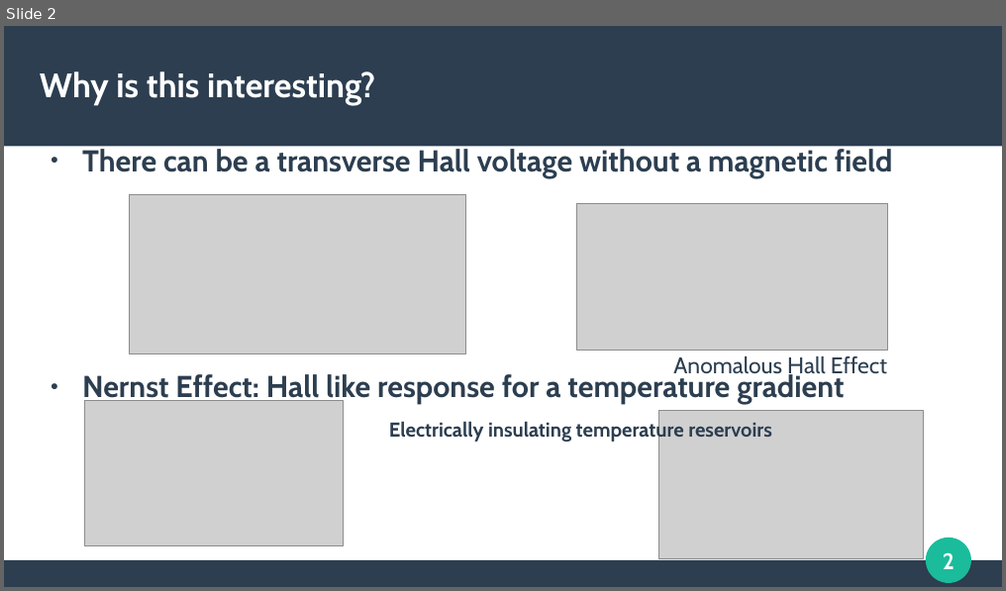
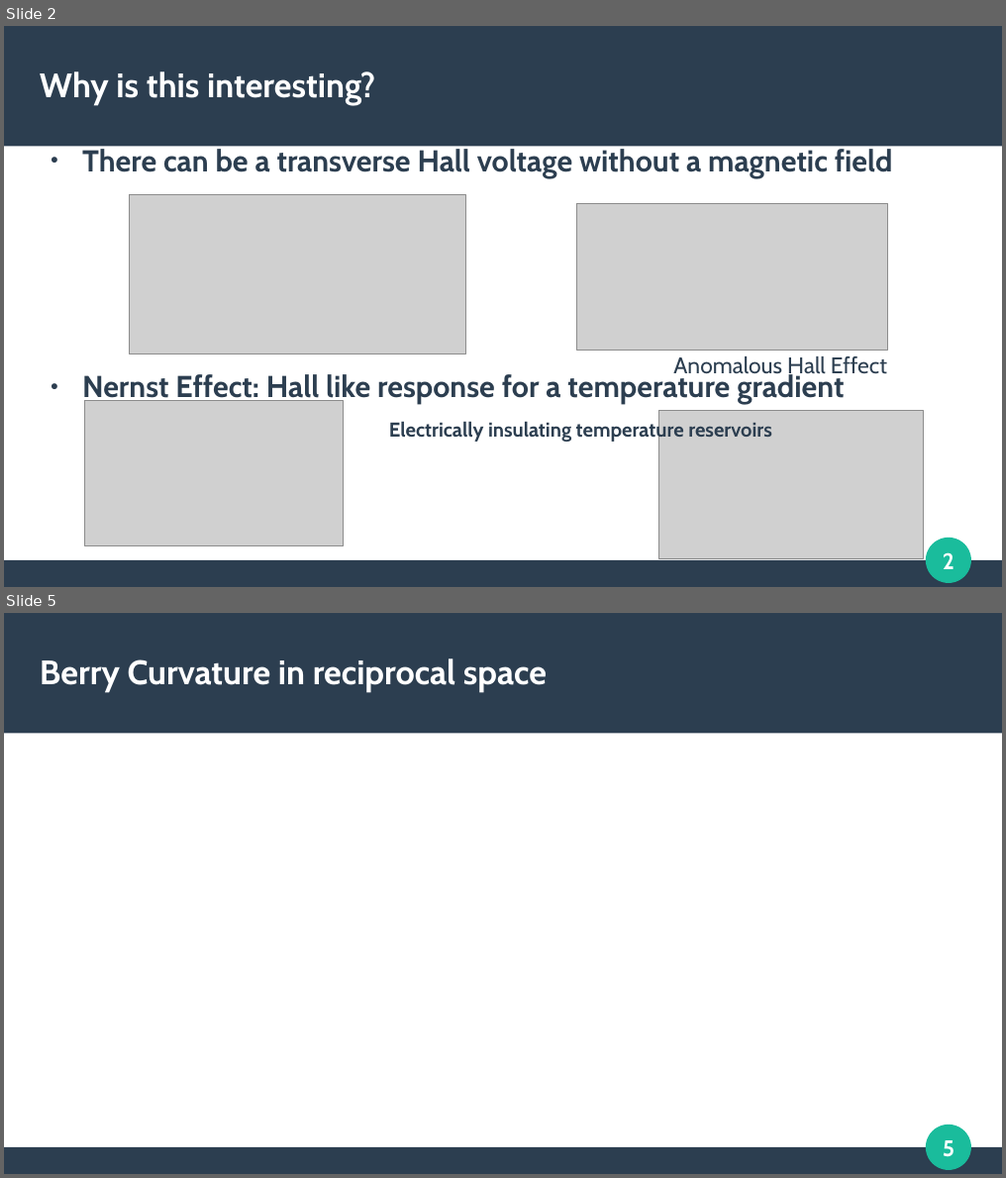
Before and after one commit to apandada1/bachelors-thesis, a slide deck: presentation/berry-transport.odp. Shown one above the other, each under a label of ours: slide 2 before the commit, slides 2 and 5 after it; the slides between them are not shown. The pictures are 1006x591 and 1006x1178 pixels, drawn with LibreOffice and Linux fonts; fonts in the diff are those of the drawing; grey boxes stand for pictures. Boxes give left, top, right and bottom in pixels: in the first picture for what was removed or moved away, otherwise in the second. Text is boxed around its words. In the diff, an @@ line names an element or a change of style, - is before the commit and + after.

```diff
--- a/presentation/berry-transport.odp
+++ b/presentation/berry-transport.odp
@@ slide 5 added at box(4, 613, 1002, 1174), background #FFFFFF; not listed: 4 template elements that a slide beside it also shows @@
@@ title added at box(40, 659, 547, 692), 27 pt, text #FFFFFF, bold @@
+Berry Curvature in reciprocal space
```
Also in this commit, not shown: 9 other slides added, 1 other file.
